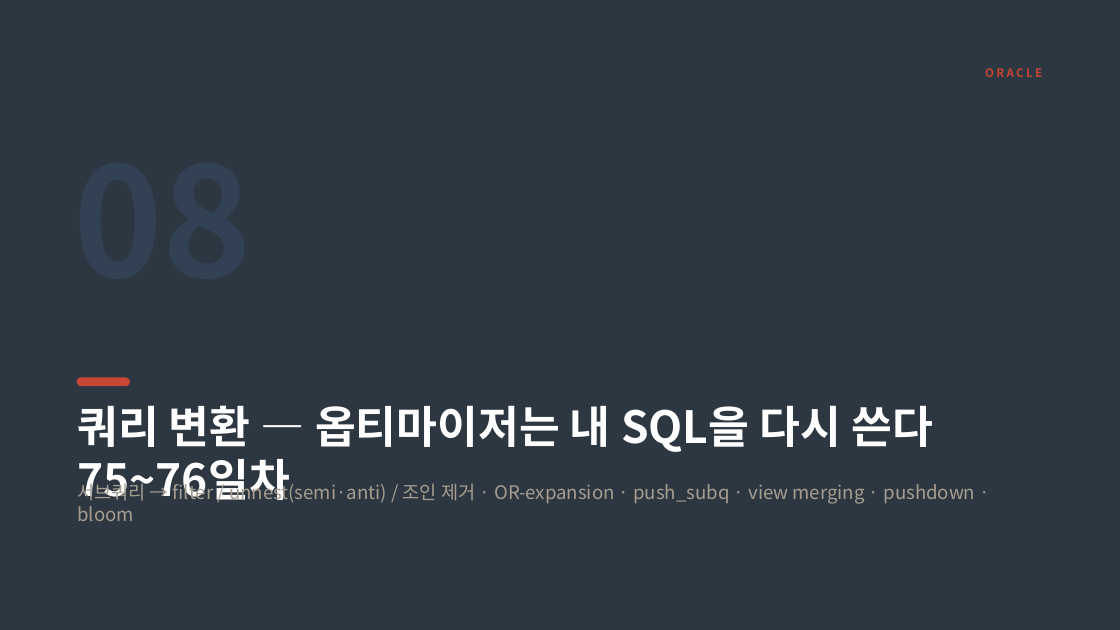
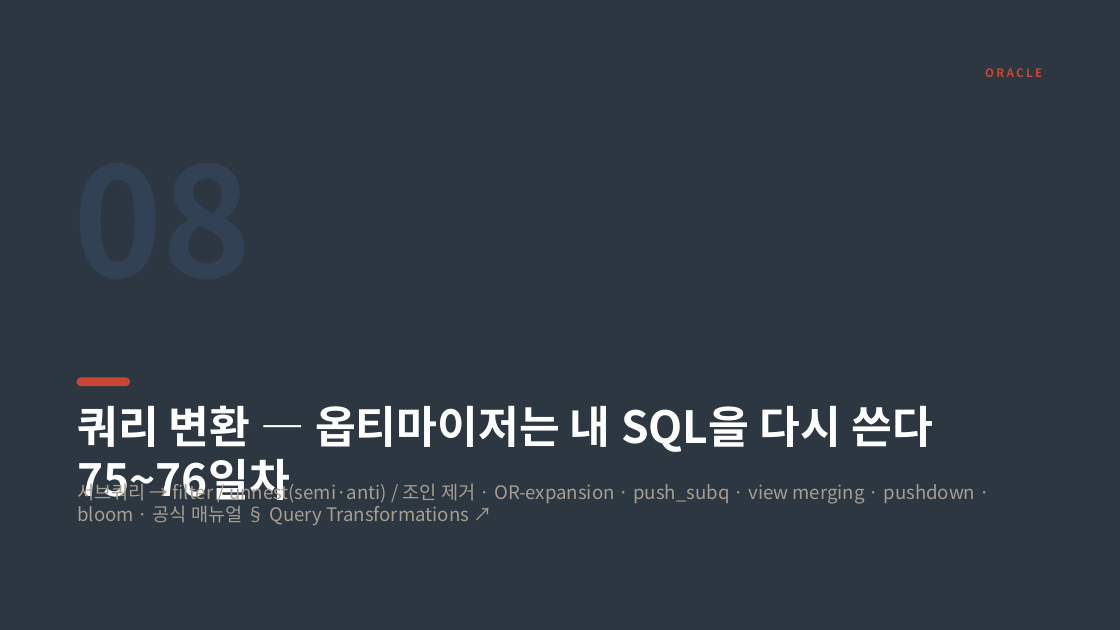
Before and after one commit to jokwangwon/ora-ppt-gen, a slide deck: slide 122 of files/sql_tuning.pptx. Drawn at 1120x630 pixels with LibreOffice and Linux fonts; fonts in the diff are those of the drawing. Boxes give left, top, right and bottom in pixels: in the first picture for what was removed or moved away, otherwise in the second. Text is boxed around its words. In the diff, an @@ line names an element or a change of style, - is before the commit and + after.

```diff
--- a/files/sql_tuning.pptx
+++ b/files/sql_tuning.pptx
@@ text at (77,479,975,525): text changed @@
-서브쿼리 → filter / unnest(semi·anti) / 조인 제거 · OR-expansion · push_subq · view merging · pushdown · bloom
+서브쿼리 → filter / unnest(semi·anti) / 조인 제거 · OR-expansion · push_subq · view merging · pushdown · bloom · 공식 매뉴얼 § Query Transformations ↗
```
Also in this commit, not shown: 6 other slides changed, 13 slides added, 11 other files.
